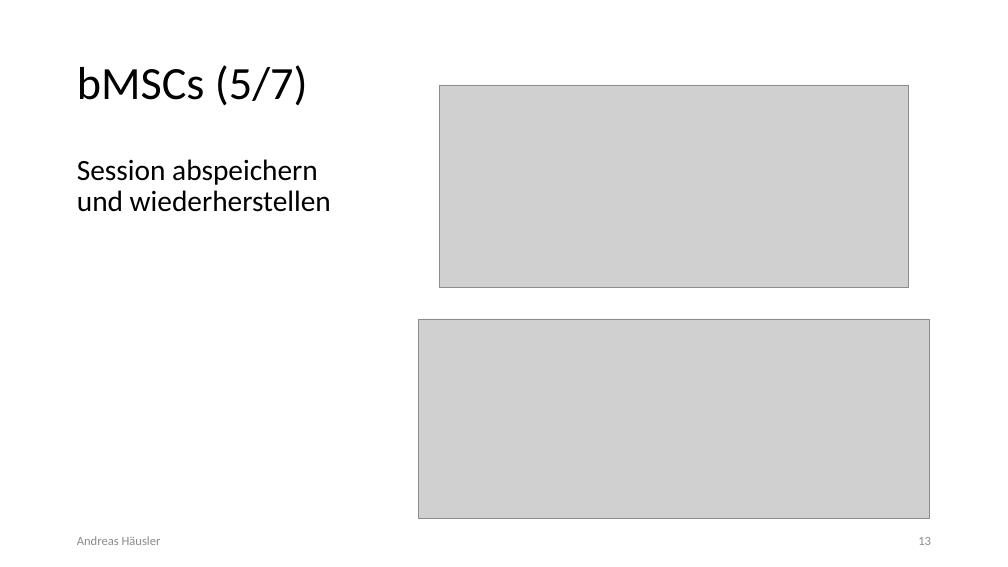
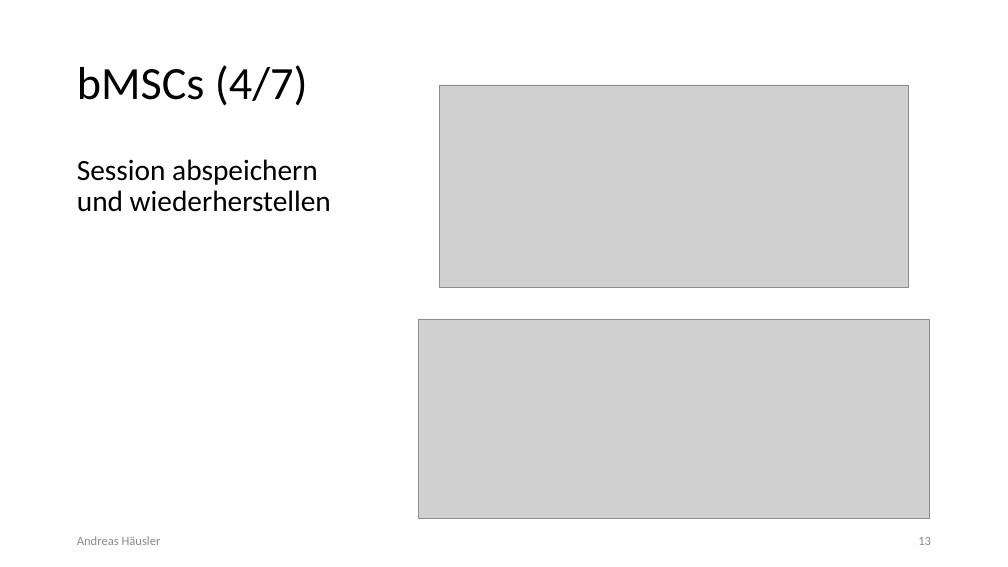
Before and after one commit to kastenfrosch/SEP, a slide deck: slide 13 of Dokumentation/Iteration2/II._Iteration_Praesentation.pptx. Drawn at 1008x567 pixels with LibreOffice and Linux fonts; fonts in the diff are those of the drawing; grey boxes stand for pictures. Boxes give left, top, right and bottom in pixels: in the first picture for what was removed or moved away, otherwise in the second. Text is boxed around its words. In the diff, an @@ line names an element or a change of style, - is before the commit and + after.

```diff
--- a/Dokumentation/Iteration2/II._Iteration_Praesentation.pptx
+++ b/Dokumentation/Iteration2/II._Iteration_Praesentation.pptx
@@ title at [77,65,308,106]: text changed @@
-bMSCs (5/7)
+bMSCs (4/7)
```
Also in this commit, not shown: 9 other slides changed, 1 slide added, 1 other file.
